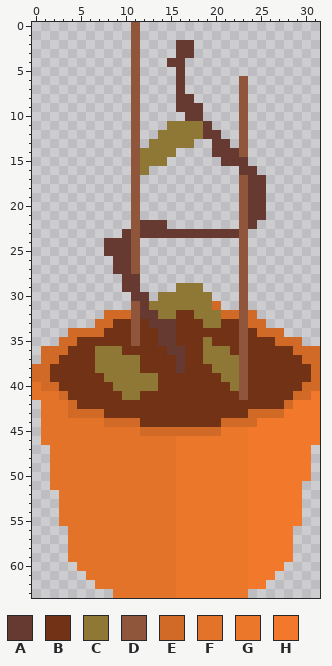
Edited in one commit: pixel-art file (assets/furniture/plant_pot_critical.aseprite). The first picture shows the starting point.
32x64 pixels, 1 frame. Colours within 5 levels of each other are drawn and written as one.
Visible layers, top first: "Leaves", "Layer".
Palette (. is transparent): A #663931  B #713215  C #8f7735  D #8f563b  E #d16a26  F #e37329  G #eb772a  H #f2782c
Pixels before, first column x 0:
 0 ...........D....................
 1 ...........D....................
 2 ...........D....AA..............
 3 ...........D....AA..............
 4 ...........D...AA...............
 5 ...........D....A...............
 6 ...........D....A......D........
 7 ...........D....A......D........
 8 ...........D....AA.....D........
 9 ...........D....AAA....D........
10 ...........D.....AA....D........
11 ...........D...CCCCA...D........
12 ...........D..CCCCCAA..D........
13 ...........D.CCCCC..AA.D........
14 ...........DCCCC....AAAD........
15 ...........DCCC......AAA........
16 ...........DC..........AA.......
17 ...........D...........DAA......
18 ...........D...........DAA......
19 ...........D...........DAA......
20 ...........D...........DAA......
21 ...........D...........DAA......
22 ...........DAAA........DA.......
23 ..........ADAAAAAAAAAAAD........
24 ........AAAD...........D........
25 ........AAAD...........D........
26 .........AAD...........D........
27 .........AAD...........D........
28 ..........AA...........D........
29 ..........AA....CCC....D........
30 ...........AA.CCCCCC...D........
31 ...........DACCCCCCCE..D........
32 ........EEEDAACCBBCCCEEDE.......
33 .......EEBBDBAAABBBCCBBDEE......
34 ....EEEEBBBDBBAABBBBBBBDBEEE....
35 ...EEBBBBBBDBBAABBBCBBBDBBBEEE..
36 .EEEBBBCCCBBBBBAABBCCCBDBBBBBEEE
37 .EEBBBBCCCCCBBBBABBCCCCDBBBBBBEE
38 EEBBBBBCCCCCBBBBABBBCCCDBBBBBBBE
39 EEBBBBBBCCCCCCBBBBBBBCCDBBBBBBBE
40 FEEBBBBBBCCCCCBBBBBBBBCDBBBBBBEE
41 FFFEBBBBBBCCBBBBBBBBBBBDBBBBBEEH
42 .FFFEBBBBBBBBBBBBBBBBBBBBBBBEHHH
43 .FFFEEEEBBBBBBBBBBBBBBBBEEEEHHHH
44 .FFFFFFFEEEEBBBBBBBBBEEEEHHHHHHH
45 .FFFFFFFFFFFEEEEEEEEEGGGHHHHHHHH
46 .FFFFFFFFFFFFFFFGGGGGGGGHHHHHHHH
47 ..FFFFFFFFFFFFFFGGGGGGGGHHHHHHH.
48 ..FFFFFFFFFFFFFFGGGGGGGGHHHHHHH.
49 ..FFFFFFFFFFFFFFGGGGGGGGHHHHHHH.
50 ..FFFFFFFFFFFFFFGGGGGGGGHHHHHHH.
51 ..FFFFFFFFFFFFFFGGGGGGGGHHHHHH..
52 ...FFFFFFFFFFFFFGGGGGGGGHHHHHH..
53 ...FFFFFFFFFFFFFGGGGGGGGHHHHHH..
54 ...FFFFFFFFFFFFFGGGGGGGGHHHHHH..
55 ...FFFFFFFFFFFFFGGGGGGGGHHHHHH..
56 ....FFFFFFFFFFFFGGGGGGGGHHHHH...
57 ....FFFFFFFFFFFFGGGGGGGGHHHHH...
58 ....FFFFFFFFFFFFGGGGGGGGHHHHH...
59 ....FFFFFFFFFFFFGGGGGGGGHHHHH...
60 .....FFFFFFFFFFFGGGGGGGGHHHH....
61 ......FFFFFFFFFFGGGGGGGGHHH.....
62 .......FFFFFFFFFGGGGGGGGHH......
63 .........FFFFFFFGGGGGGGG........
And afterwards:
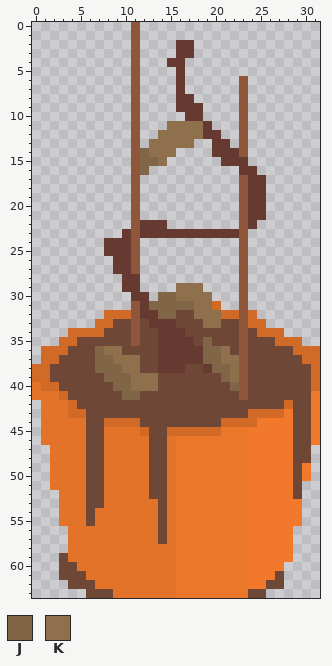
Colours new in this view: J #806546  K #8e704d
From old to new:
colour B: #713215 -> #6e4736
Layers "Leaves", "Layer":
y 11: x 15..18 CCCC -> KKKK
y 12: x 14..18 CCCCC -> KKKKK
y 13: x 13..17 CCCCC -> KKKKK
y 14: x 12..15 CCCC -> JKKK
y 15: x 12..14 CCC -> JJK
y 16: x 12 C -> J
y 29: x 16..18 CCC -> KKK
y 30: x 14..19 CCCCCC -> JJKKKK
y 31: x 13..19 CCCCCCC -> JJJJJKK
y 32: x 14..15 CC -> JJ; x 18..20 CCC -> KKK
y 33: x 19..20 CC -> KK
y 34: x 16 B -> A
y 35: x 16..17 BB -> AA; x 19 C -> J
y 36: x 7..9 CCC -> JKK; x 14 B -> A; x 17..21 BBCCC -> AAJJK
y 37: x 7..11 CCCCC -> JJKKK; x 14..15 BB -> AA; x 17..22 BBCCCC -> AAJJKK
y 38: x 7..11 CCCCC -> JJJKK; x 14..15 BB -> AA; x 19..22 BCCC -> AJJK
y 39: x 8..13 CCCCCC -> JJJKKK; x 21..22 CC -> JK
y 40: x 9..13 CCCCC -> JJKKK; x 22 C -> J; x 30 E -> B
y 41: x 10..11 CC -> JJ; x 29..30 EE -> BB
y 42: x 29..30 HH -> BB
y 43: x 6..7 EE -> BB; x 29..30 HH -> BB
y 44: x 6..7 FF -> BB; x 29..30 HH -> BB
y 45: x 6..7 FF -> BB; x 13..14 EE -> BB; x 29..30 HH -> BB
y 46..48: x 6..7 FF -> BB; x 13..14 FF -> BB; x 29..30 HH -> BB
y 49..52: x 6..7 FF -> BB; x 13..14 FF -> BB; x 29 H -> B
y 53: x 6..7 FF -> BB; x 14 F -> B
y 54..55: x 6 F -> B; x 14 F -> B
y 56..57: x 14 F -> B
y 59: x 3 . -> B
y 60: x 3..4 .. -> BB
y 61: x 3..5 ... -> BBB; x 27 . -> B
y 62: x 4..6 ... -> BBB; x 26..27 .. -> BB
y 63: x 6..8 ... -> BBB; x 24..25 .. -> BB
Boxes around the changes in both pictures, in picture pixels (x1, y1, x2, y2):
changed: (140, 121, 203, 175)
changed: (50, 283, 311, 598)
